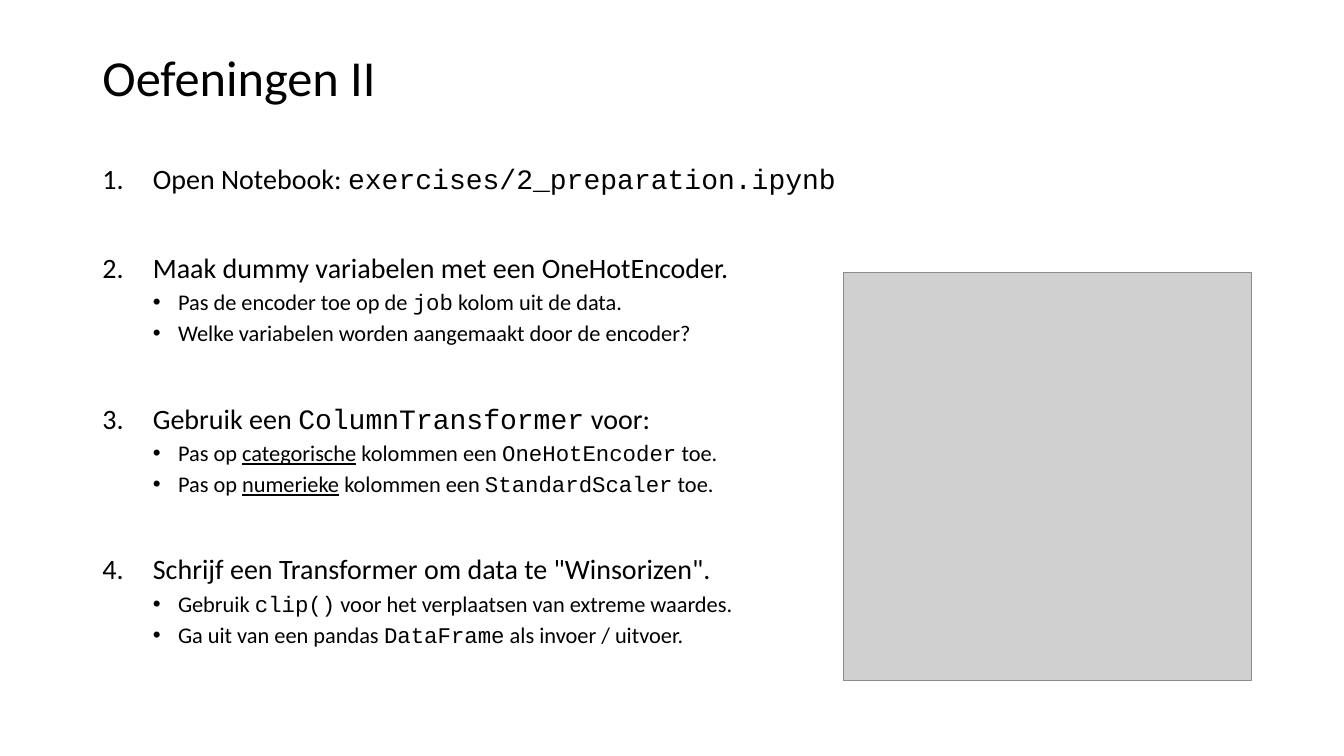
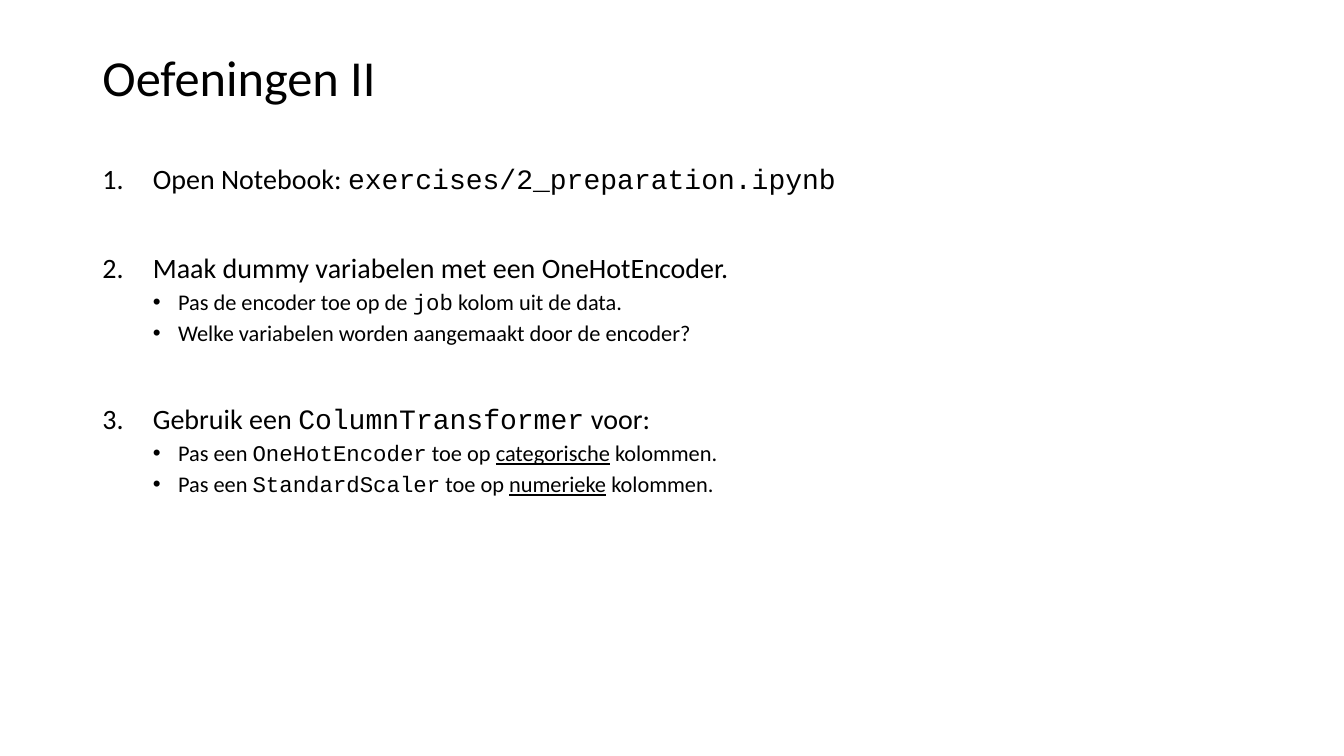
Before and after one commit to LFKoning/knowledge-sharing, a slide deck: slide 17 of python_trainees/4_scikit_learn/python_traineeship_4.pptx. Drawn at 1344x756 pixels with LibreOffice and Linux fonts; fonts in the diff are those of the drawing; grey boxes stand for pictures. Boxes give left, top, right and bottom in pixels: in the first picture for what was removed or moved away, otherwise in the second. Text is boxed around its words. In the diff, an @@ line names an element or a change of style, - is before the commit and + after.

```diff
--- a/python_trainees/4_scikit_learn/python_traineeship_4.pptx
+++ b/python_trainees/4_scikit_learn/python_traineeship_4.pptx
@@ picture removed at <box>844,272,1252,681</box> @@
@@ text at <box>178,445,717,496</box>: text changed @@
-  • Pas op categorische kolommen een OneHotEncoder toe.
-  • Pas op numerieke kolommen een StandardScaler toe.
-4. Schrijf een Transformer om data te "Winsorizen".
-  • Gebruik clip() voor het verplaatsen van extreme waardes.
-  • Ga uit van een pandas DataFrame als invoer / uitvoer.
+  • Pas een OneHotEncoder toe op categorische kolommen.
+  • Pas een StandardScaler toe op numerieke kolommen.
```
Also in this commit, not shown: 10 other slides changed, 3 slides added, 1 slide removed, 12 other files.
